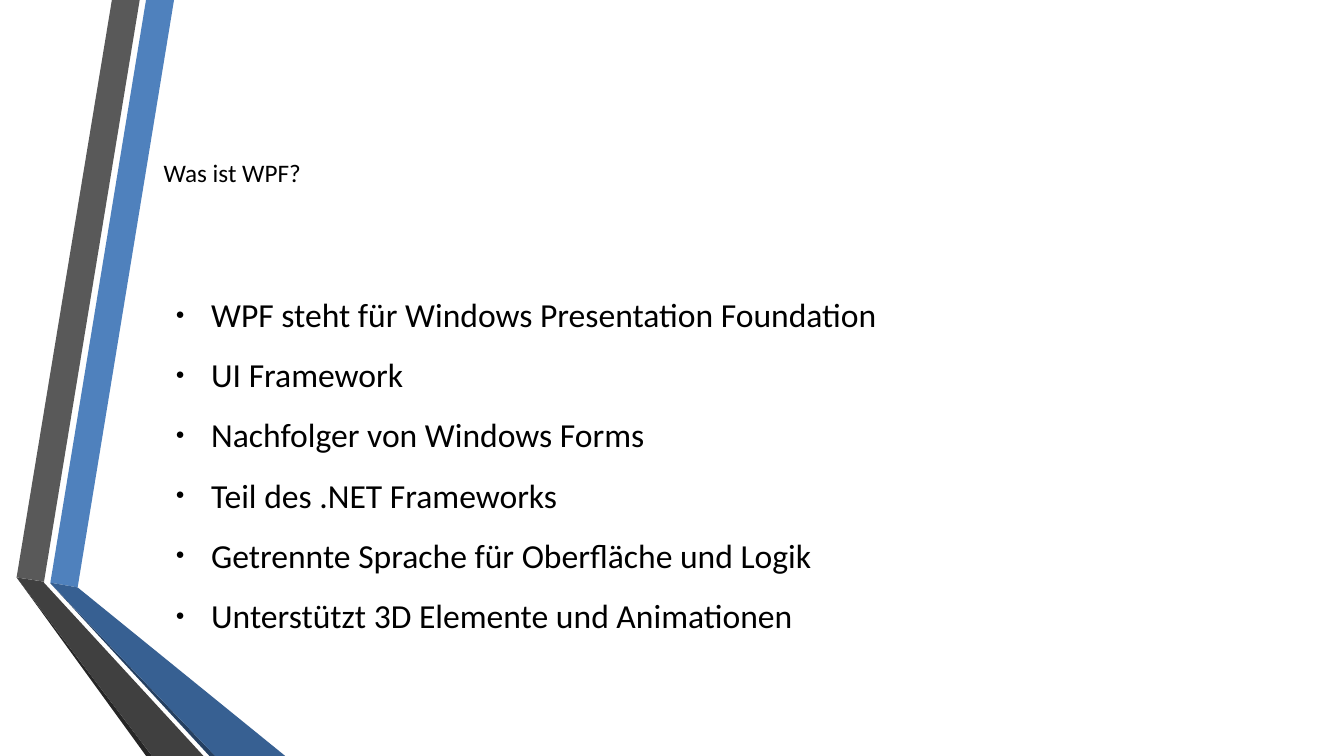
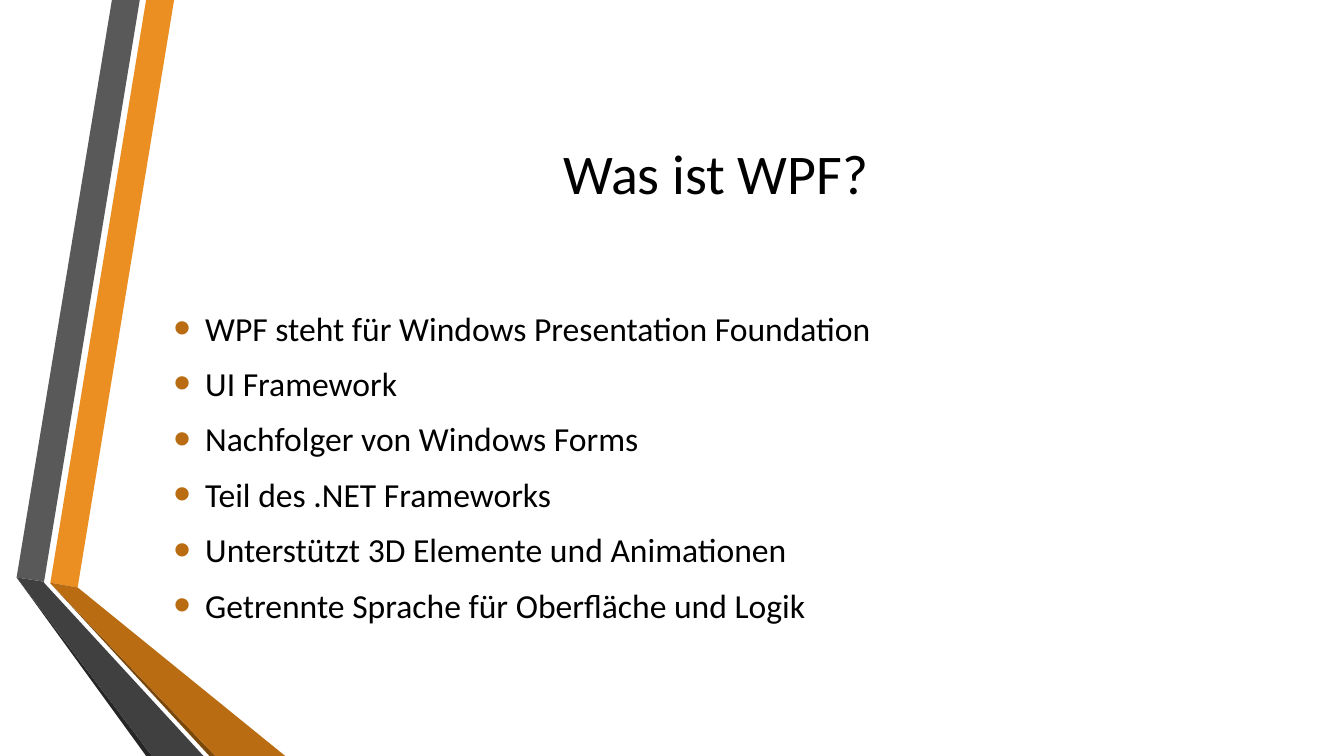
Before and after one commit to Ailer/WPF_MVVM, a slide deck: slide 4 of WPF + MVVM.pptx. Drawn at 1344x756 pixels with LibreOffice and Linux fonts; fonts in the diff are those of the drawing; background and template pictures are left out. Boxes give left, top, right and bottom in pixels: in the first picture for what was removed or moved away, otherwise in the second. Text is boxed around its words. In the diff, an @@ line names an element or a change of style, - is before the commit and + after.

```diff
--- a/WPF + MVVM.pptx
+++ b/WPF + MVVM.pptx
@@ freeform shape at [50,0,174,588]: fill #4F81BD to #EB8F22 @@
@@ title "Was ist WPF?" at [563,155,868,195]: size 18 to 40 pt; alignment left to centre @@
@@ text "WPF steht für Windows Presentation ..." at [205,317,870,624]: vertical alignment top to middle @@
@@ text at [205,317,870,624]: bullet ● to •; less space between paragraphs; bullet colour #000000 to #B96C11 @@
@@ text at [205,538,787,563]: paragraph added @@
+• Unterstützt 3D Elemente und Animationen
@@ freeform shape at [50,583,285,756]: fill #376092 to #B96C11; outline redrawn @@
@@ freeform shape at [50,584,216,756]: fill #254061 to #7B480B; outline redrawn @@
@@ text at [211,604,792,629]: paragraph removed @@
-● Unterstützt 3D Elemente und Animationen
```
Also in this commit, not shown: 18 other slides changed, 19 slides added, 1 slide removed.
